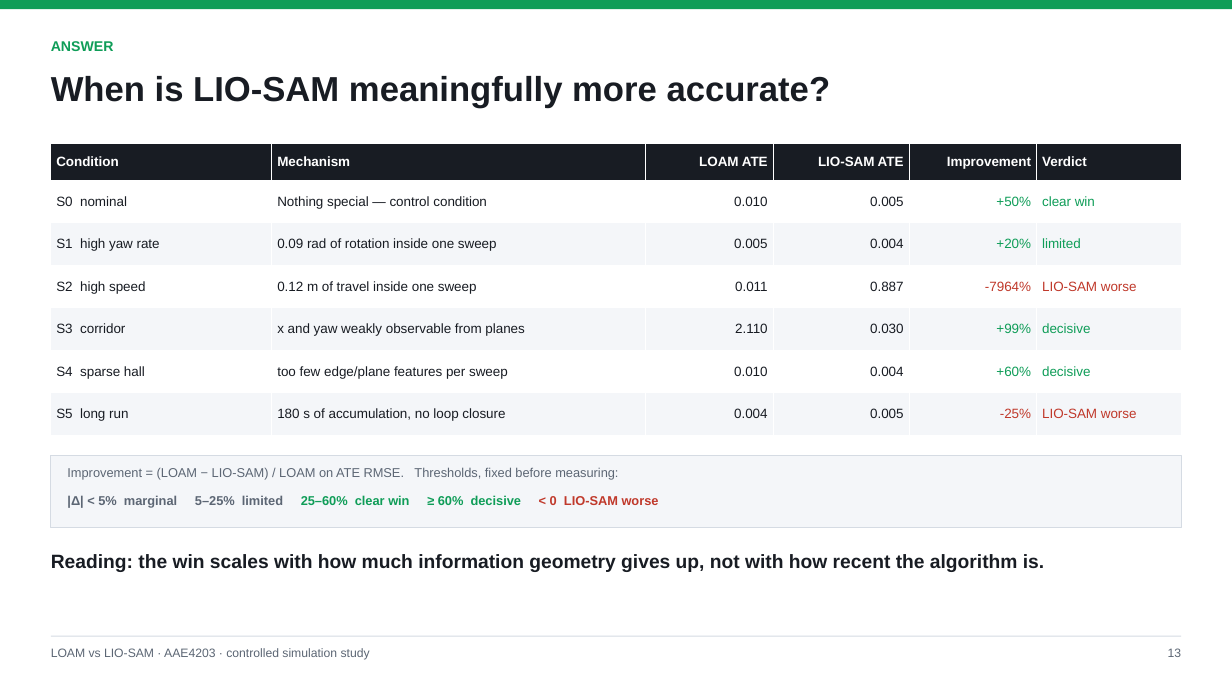
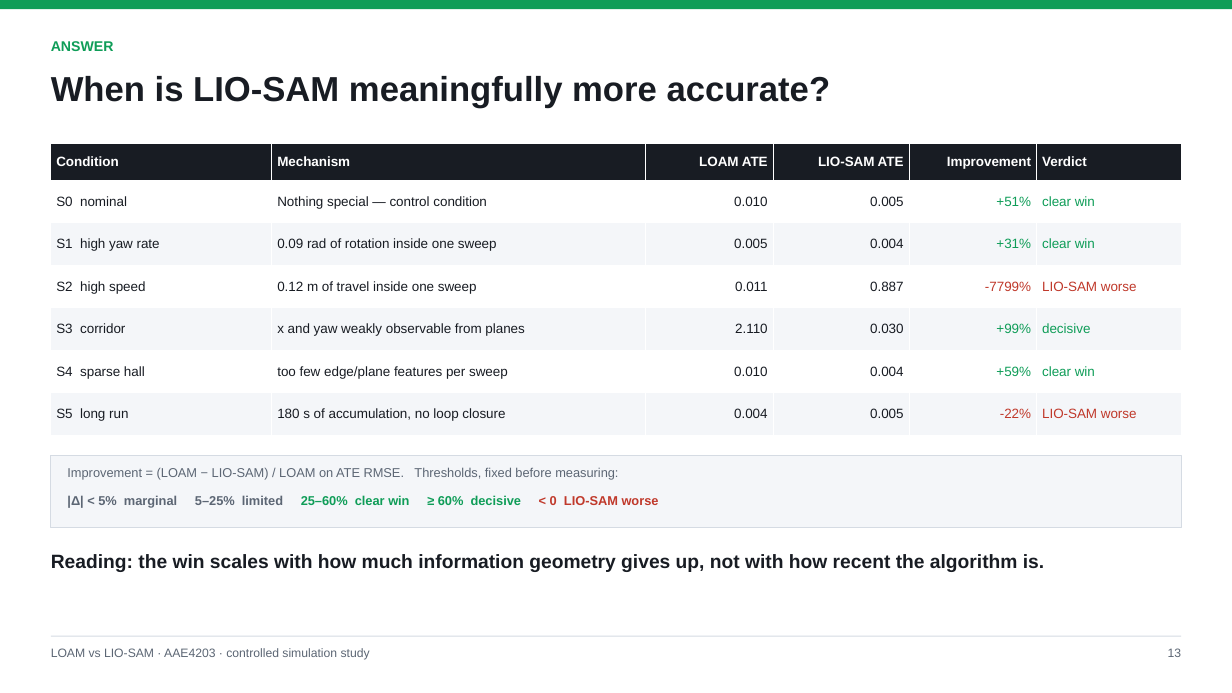
Before and after one commit to broken-pear/AAE4203_LIOSAM_demo, a slide deck: slide 14 of report/LOAM_vs_LIOSAM_comparison.pptx. Drawn at 1232x693 pixels with LibreOffice and Linux fonts; fonts in the diff are those of the drawing. Boxes give left, top, right and bottom in pixels: in the first picture for what was removed or moved away, otherwise in the second. Text is boxed around its words. In the diff, an @@ line names an element or a change of style, - is before the commit and + after.

Commit message:
Build the deck from the measured run, and keep stray files out of the figures
The deck now carries the six-scenario table as measured: 50.6% better on nominal motion, 30.6% on fast yaw, 98.6% in the corridor, 58.6% in the sparse hall, and worse on two scenarios that the summary and closing slides both state.

Two figure problems surfaced once real images were embedded. make_figures globbed every csv under results/raw, so the liosam_rate0.7_backup.csv kept for a rate comparison became a third series - visible as a grey legend entry and a grey bar in the ATE chart that no reader could account for; only <scenario>/<algorithm>.csv is accepted now. And figure() forced images into a fixed box, which either distorted them or left the six-panel overview occupying half the slide; pictures are now fitted to the box by aspect ratio and centred.

The ATE summary chart is redrawn from all_runs.csv at slide proportions, with values annotated only where the bars are tall enough to read them.

```diff
--- a/report/LOAM_vs_LIOSAM_comparison.pptx
+++ b/report/LOAM_vs_LIOSAM_comparison.pptx
@@ table at (51, 143, 1181, 435) @@
-row 2, column 5: +50%
+row 2, column 5: +51%
-row 3, column 5: +20%
+row 3, column 5: +31%
-row 3, column 6: limited
+row 3, column 6: clear win
-row 4, column 5: -7964%
+row 4, column 5: -7799%
-row 6, column 5: +60%
+row 6, column 5: +59%
-row 6, column 6: decisive
+row 6, column 6: clear win
-row 7, column 5: -25%
+row 7, column 5: -22%
```
Also in this commit, not shown: 5 other slides changed, 3 other files.
